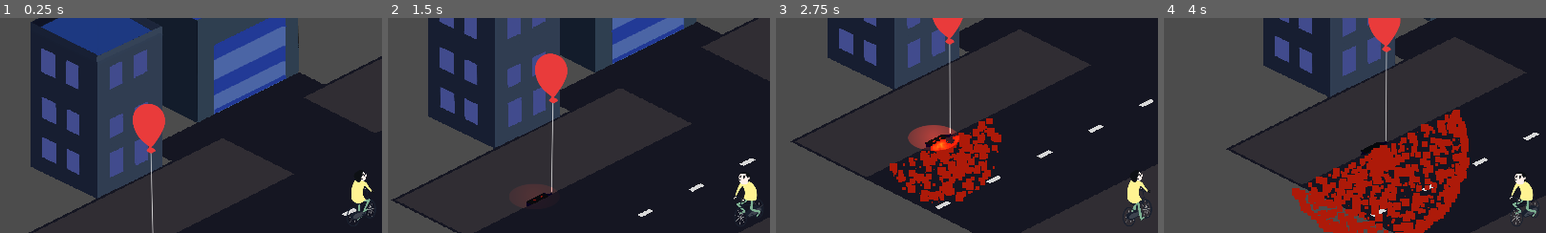
Above: before the commit, frames 1-4 (left to right).
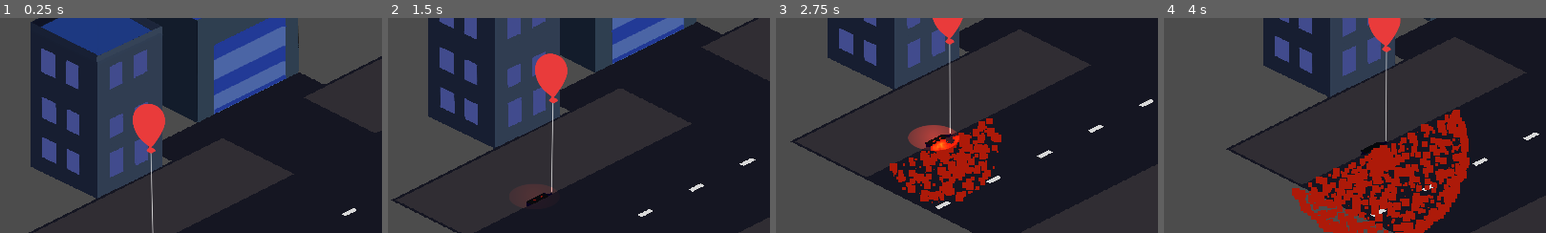
Above: after the commit, the same moments.

Repository: Merliin42/Ludum-Dare-46
Game: Godot game, scene res://Scenes/Main.tscn
The game is run twice, just before and just after one commit, with the same random seed, the same clock (stepped at 60 frames per second) and the same inputs.
Inputs:
- Up to frame 1 (0.25 s): no input
- Up to frame 2 (1.5 s): hold D (ui_right) 0.53-1.28 s; tap Space (ui_accept) at 0.77 s; hold S (speed_down) from 1.28 s (still down)
- Up to frame 3 (2.75 s): tap Space (ui_accept) at 1.52 s; release S (speed_down) at 2.03 s; hold D (ui_right) from 2.03 s (still down)
- Up to frame 4 (4 s): release D (ui_right) at 2.78 s; hold Z (speed_up) 2.78-3.53 s; tap Space (ui_accept) at 3.02, 3.77 s; hold Q (ui_left) from 3.53 s (still down)
The pictures show only the part of the screen within x 3-53%, y 7-57%; the shares and areas given below are measured in that part.

The runs differ from the first frame. In frame 1, 0.6% of the frame differs, in the area x 90-98%, y 71-96%; in frame 2, 0.6%, in the area x 90-98%, y 72-96%; in frame 3, 0.6%; in frame 4, 0.6%.

Commit message:
Add the memory of the time played

Diff:
--- a/Scenes/Character.tscn
+++ b/Scenes/Character.tscn
@@ -43,9 +43,8 @@
 shape = SubResource( 3 )
 
 [node name="AnimatedSprite" type="AnimatedSprite" parent="."]
-frames = SubResource( 1 )
-animation = "backward"
-frame = 5
+frames = SubResource( 2 )
+animation = "forward_right"
 playing = true
 
 [node name="TrapsDetector" type="Area2D" parent="."]
--- a/Scripts/Main.gd
+++ b/Scripts/Main.gd
@@ -2,9 +2,16 @@
 
 var hungry = 60
 var childs = 0
+onready var player_vars = get_node("/root/PlayerVariables")
+var time_played = 0
 
 func _ready():
 	randomize()
+
+func game_over():
+	var minutes = int(time_played / 60)
+	var seconds = time_played % 60
+	player_vars.time_played = str(minutes) + "m" + str(seconds) + "s"
 
 func _on_Character_pennywise():
 	hungry += 10*childs
@@ -12,9 +19,13 @@
 	$GUI/ChildCounter/Label.text = str(childs)
 
 func _on_PennywiseHunger_timeout():
-	hungry -= 1
-	$GUI/HungryBar/TextureProgress.value = hungry
-	$PennywiseHunger.start()
+	if hungry > 0 :
+		hungry -= 1
+		time_played += 1
+		$GUI/HungryBar/TextureProgress.value = hungry
+		$PennywiseHunger.start()
+	else :
+		game_over()
 
 func _on_Character_child():
 	childs += 1
--- a/Scripts/PlayerVariables.gd
+++ b/Scripts/PlayerVariables.gd
@@ -1,3 +1,3 @@
 extends Node
 
-var time_played = 0
+var time_played = ""
